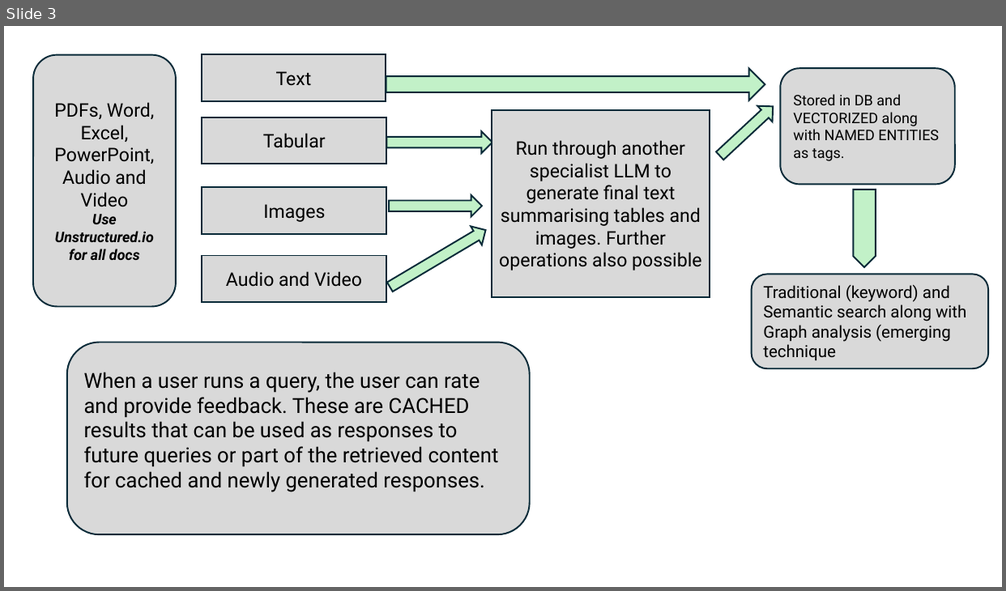
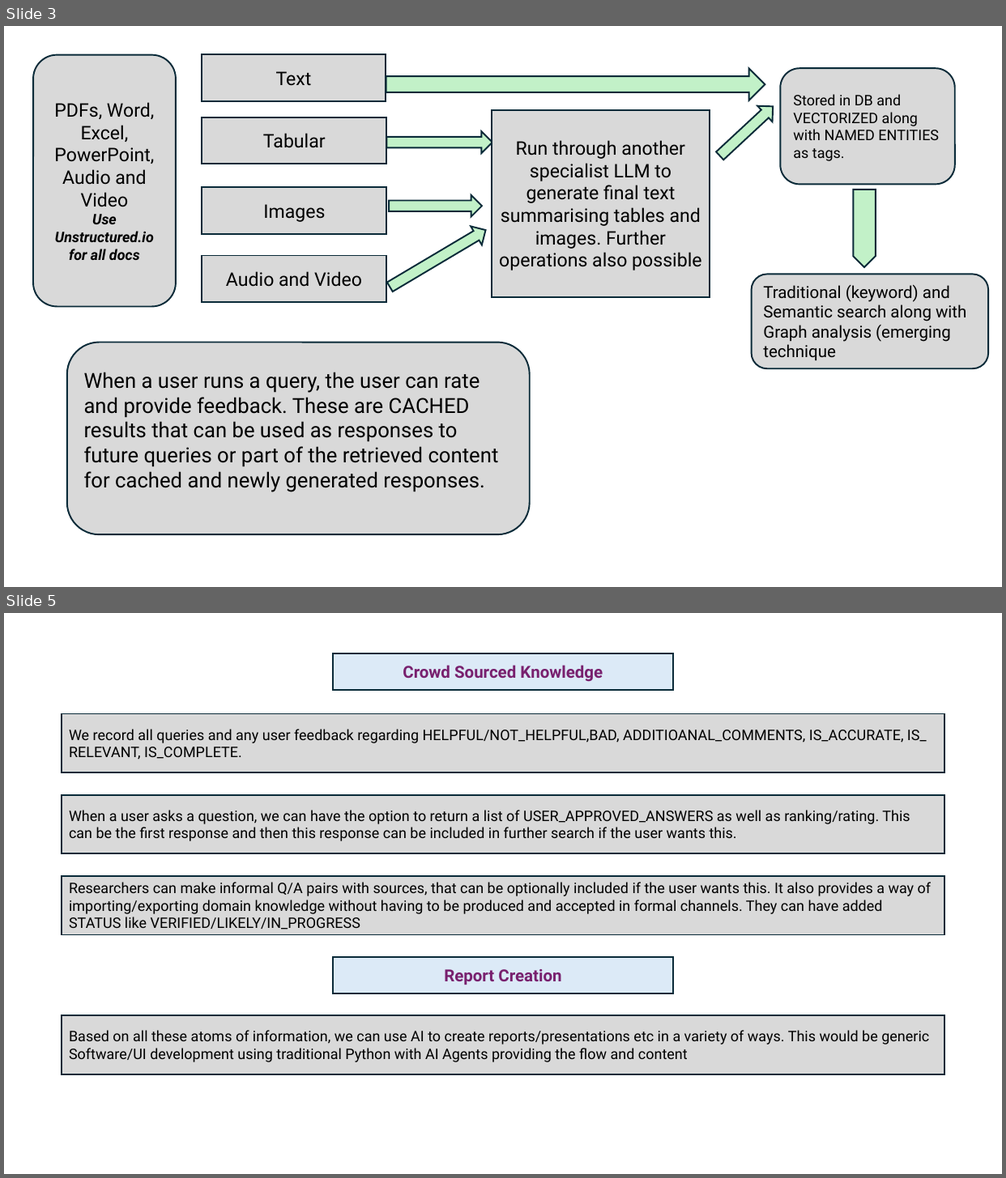
Before and after one commit to Python-Test-Engineer/AI-KB-BOOK, a slide deck: docs/images/rag.pptx. Shown one above the other, each under a label of ours: slide 3 before the commit, slides 3 and 5 after it; the slides between them are not shown. The pictures are 1006x591 and 1006x1178 pixels, drawn with LibreOffice and Linux fonts; fonts in the diff are those of the drawing. Boxes give left, top, right and bottom in pixels: in the first picture for what was removed or moved away, otherwise in the second. Text is boxed around its words. In the diff, an @@ line names an element or a change of style, - is before the commit and + after.

```diff
--- a/docs/images/rag.pptx
+++ b/docs/images/rag.pptx
@@ slide 5 added at (x1=4, y1=613, x2=1002, y2=1174), background #FFFFFF @@
@@ rectangle added at (x1=333, y1=653, x2=672, y2=690), fill #DCEAF7, outline #092A39 1.5 pt, 16 pt, text #78206E, bold @@
+Crowd Sourced Knowledge
@@ rectangle added at (x1=62, y1=714, x2=945, y2=773), fill #D9D9D9, outline #092A39 1.5 pt, 14 pt, text #000000 @@
+We record all queries and any user feedback regarding HELPFUL/NOT_HELPFUL,BAD, ADDITIOANAL_COMMENTS, IS_ACCURATE, IS_ RELEVANT, IS_COMPLETE.
@@ rectangle added at (x1=62, y1=795, x2=945, y2=854), fill #D9D9D9, outline #092A39 1.5 pt, 14 pt, text #000000 @@
+When a user asks a question, we can have the option to return a list of USER_APPROVED_ANSWERS as well as ranking/rating. This can be the first response and then this response can be included in further search if the user wants this.
@@ rectangle added at (x1=62, y1=875, x2=945, y2=935), fill #D9D9D9, outline #092A39 1.5 pt, 14 pt, text #000000 @@
+Researchers can make informal Q/A pairs with sources, that can be optionally included if the user wants this. It also provides a way of importing/exporting domain knowledge without having to be produced and accepted in formal channels. They can have added STATUS like VERIFIED/LIKELY/IN_PROGRESS
@@ rectangle added at (x1=333, y1=957, x2=672, y2=994), fill #DCEAF7, outline #092A39 1.5 pt, 16 pt, text #78206E, bold @@
+Report Creation
@@ rectangle added at (x1=62, y1=1016, x2=945, y2=1075), fill #D9D9D9, outline #092A39 1.5 pt, 14 pt, text #000000 @@
+Based on all these atoms of information, we can use AI to create reports/presentations etc in a variety of ways. This would be generic Software/UI development using traditional Python with AI Agents providing the flow and content
```
Also in this commit, not shown: 1 other slide added, 11 other files.
